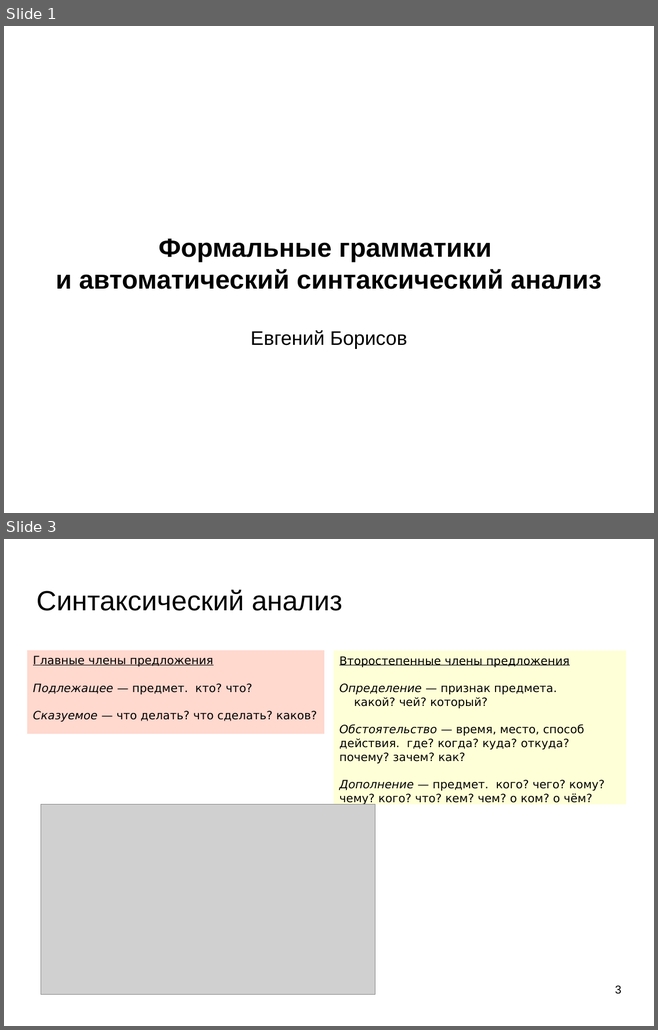
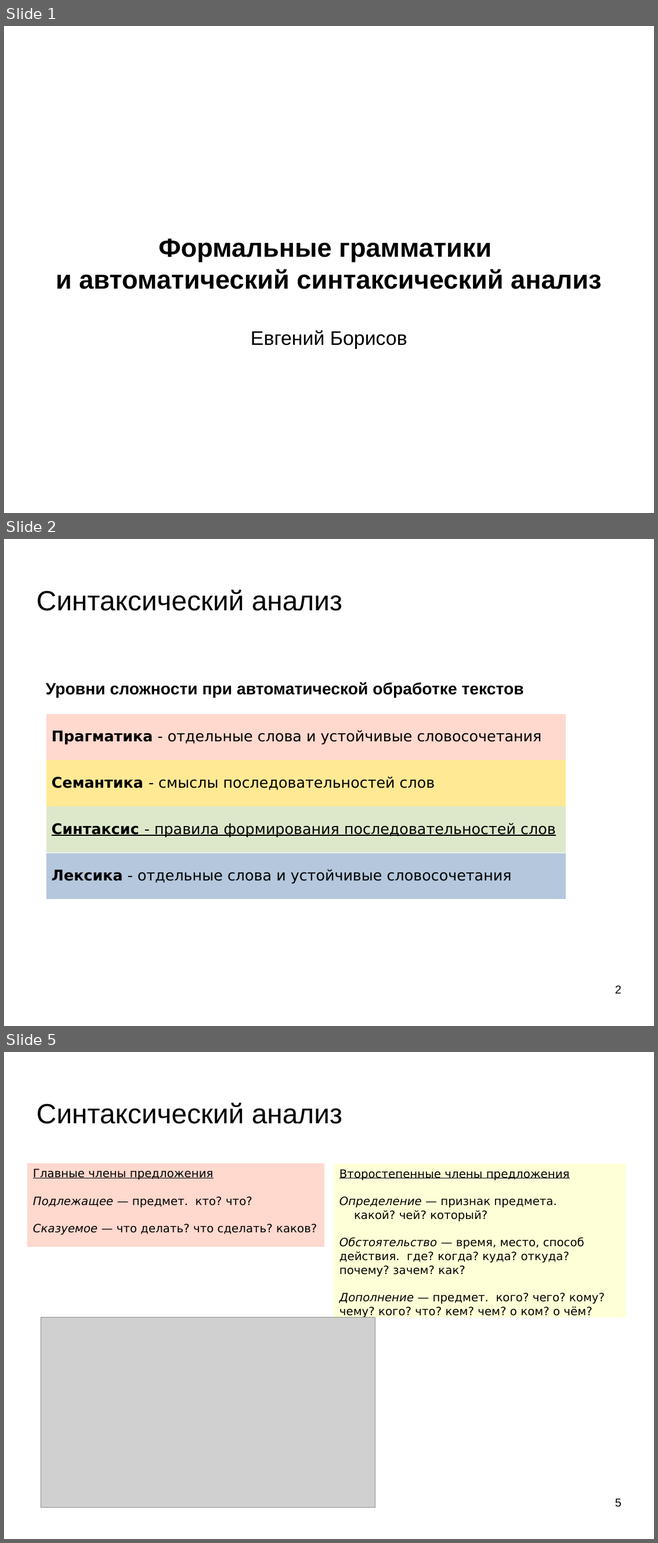
Before and after one commit to mechanoid5/ml_nlp_2022, a slide deck: 07-synt-grammar.odp. Shown one above the other, each under a label of ours: slides 1 and 3 before the commit, slides 1, 2 and 5 after it; the slides between them are not shown. The pictures are 658x1030 and 658x1543 pixels, drawn with LibreOffice and Linux fonts; fonts in the diff are those of the drawing; grey boxes stand for pictures; background and template pictures are left out. Boxes give left, top, right and bottom in pixels: in the first picture for what was removed or moved away, otherwise in the second. Text is boxed around its words. In the diff, an @@ line names an element or a change of style, - is before the commit and + after.

```diff
--- a/07-synt-grammar.odp
+++ b/07-synt-grammar.odp
@@ slide 2 added at (4, 539, 654, 1026), background picture (left out) @@
@@ title added at (36, 589, 342, 611), 33.9 pt, text #000000 @@
+Синтаксический анализ
@@ text added at (46, 682, 524, 698), 20 pt, text #000000, bold @@
+Уровни сложности при автоматической обработке текстов
@@ table added at (46, 714, 566, 899), 4 rows, 1 columns @@
+Прагматика - отдельные слова и устойчивые словосочетания
+Семантика - смыслы последовательностей слов
+Синтаксис - правила формирования последовательностей слов
+Лексика - отдельные слова и устойчивые словосочетания
@@ page number added at (615, 986, 621, 994), 14 pt, text #000000 @@
+2
@@ what was slide 3 is now slide 5 @@
@@ page number at (615, 1499, 621, 1507): text changed @@
-3
+5
```
Also in this commit, not shown: 6 slides changed, 1 other slide added, 6 other files.
